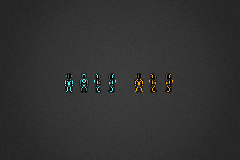
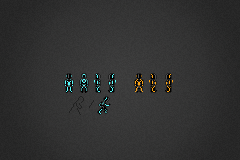
Revision of a layered 240px x 160px image; what changed, layer by layer:
added layer "blue right run" above "blue" over [69, 96, 111, 115]
